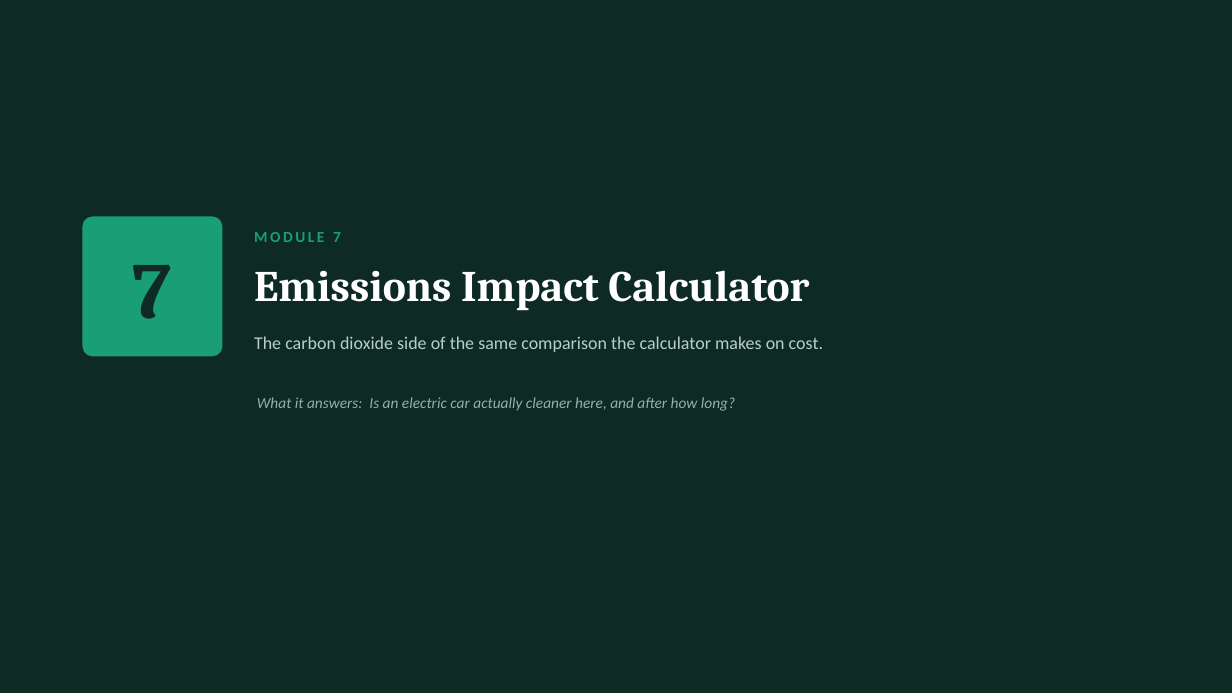
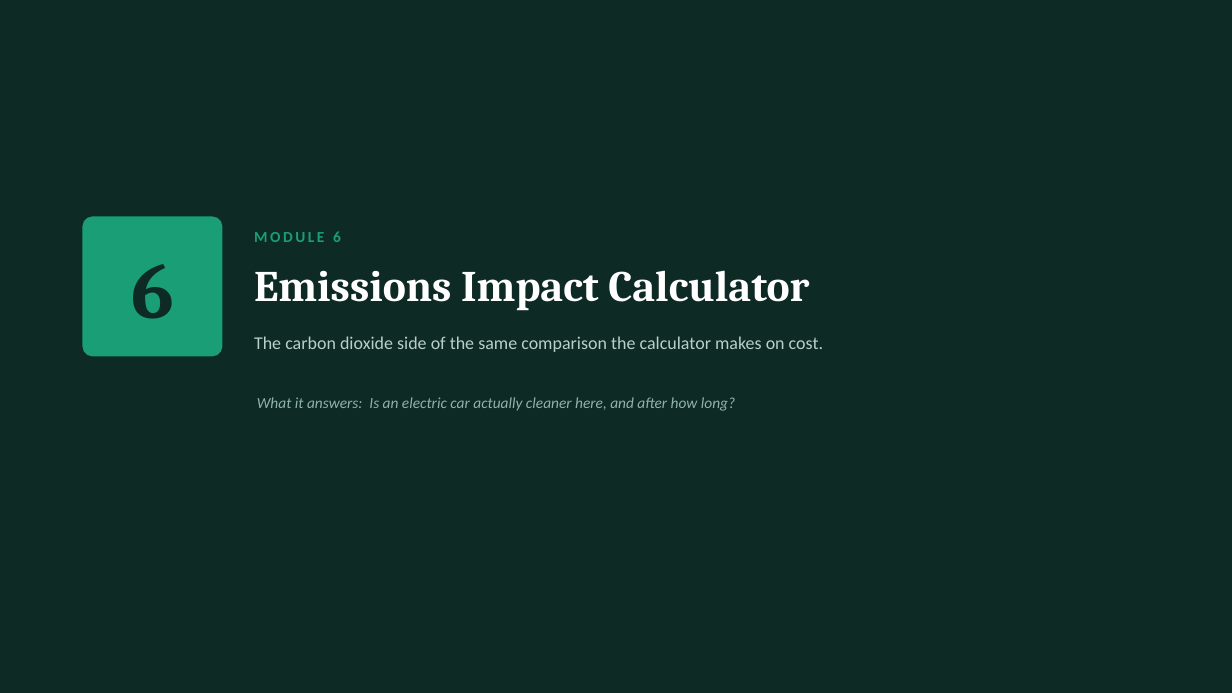
Before and after one commit to andsmart01-sketch/EV-Lab-UWI, a slide deck: slide 27 of docs/EV_Dashboard_User_Guide.pptx (slide 28 before the commit). Drawn at 1232x693 pixels with LibreOffice and Linux fonts; fonts in the diff are those of the drawing. Boxes give left, top, right and bottom in pixels: in the first picture for what was removed or moved away, otherwise in the second. Text is boxed around its words. In the diff, an @@ line names an element or a change of style, - is before the commit and + after.

Commit message:
Remove Route Cost Map placeholder module
The module was never started: no mapping data source was agreed and no
corridor distances were measured, so it could not have been populated
without inventing the numbers it displayed.

Removes tab-2 from MODULE_INFO, NAV_ICONS, serve_layout and the
instructions panel, and deletes placeholder_layout and the
MODULES_IN_DEVELOPMENT mechanism, which had nothing left to mark.

Display numbers shift: what was 6, 7 and 8 is now 5, 6 and 7. Guide
renumbered from 34 slides to 33. Report Section 1.4 now says seven
modules and Section 8.3 carries the route map as further work with the
blocker stated.

Also ignores Office ~$ lock files.

```diff
--- a/docs/EV_Dashboard_User_Guide.pptx
+++ b/docs/EV_Dashboard_User_Guide.pptx
@@ text at (x1=254, y1=231, x2=341, y2=242): text changed @@
-MODULE 7
+MODULE 6
@@ text at (x1=131, y1=264, x2=174, y2=319): text changed @@
-7
+6
```
Also in this commit, not shown: 13 other slides changed, 1 slide removed, 8 other files.
